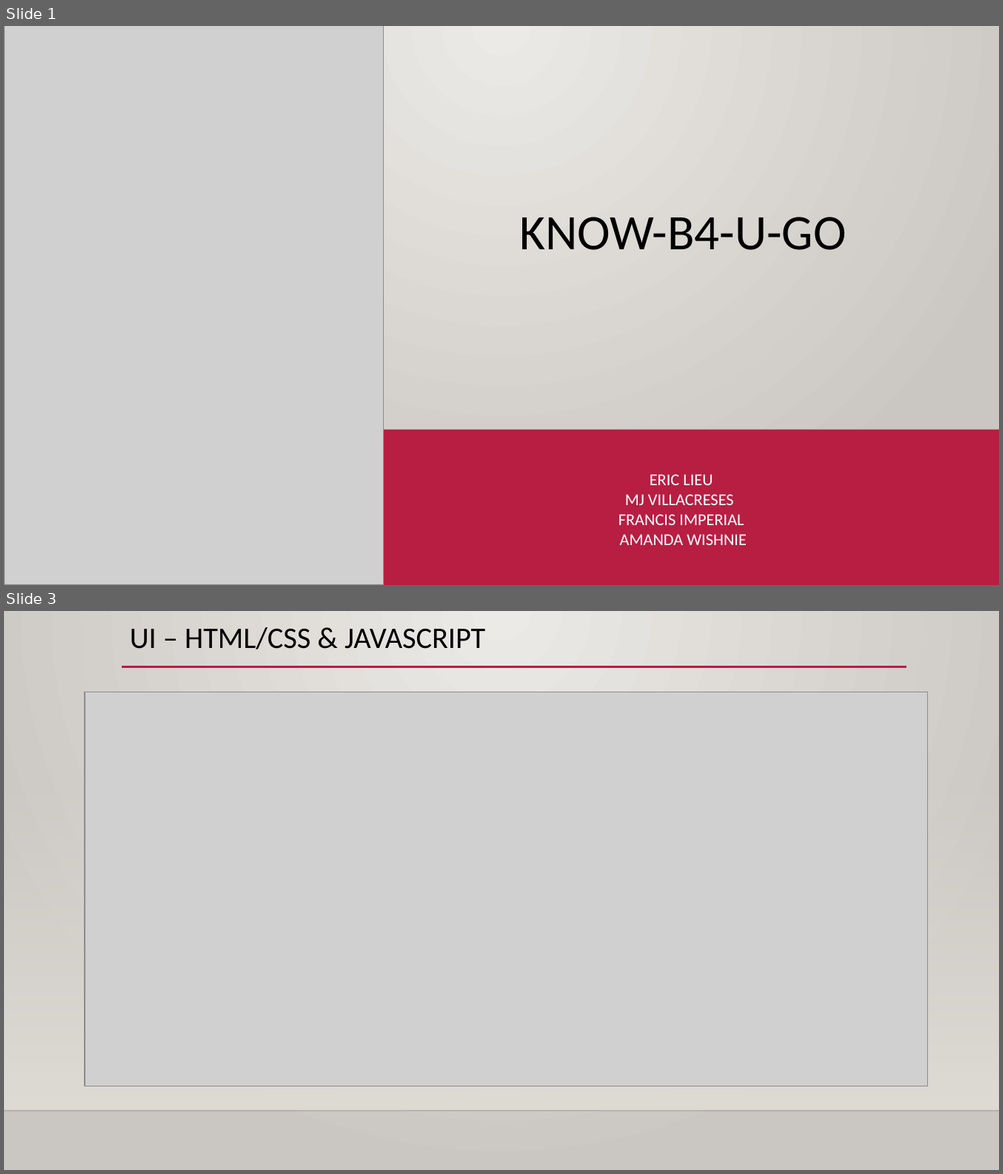
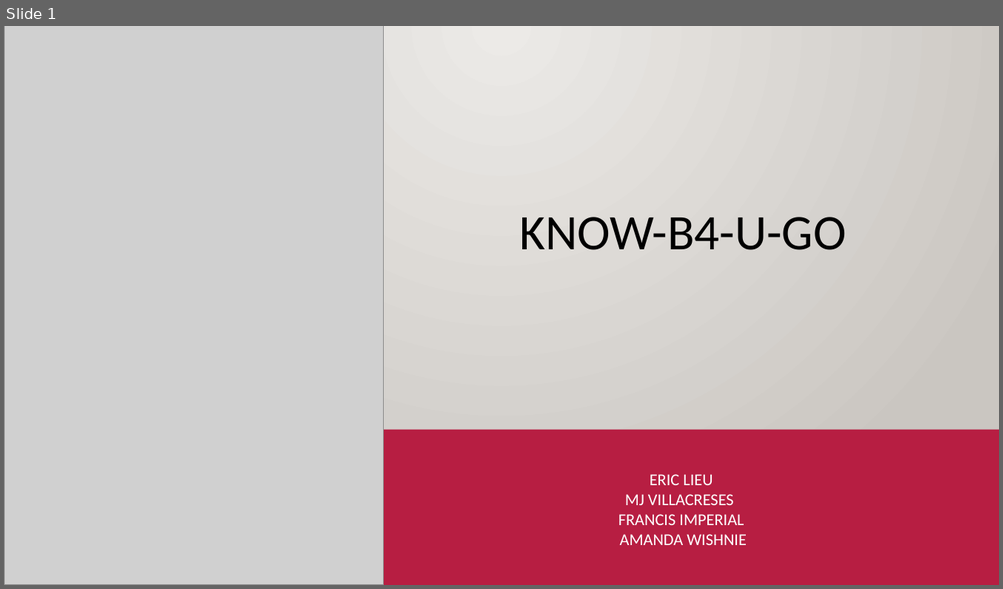
Before and after one commit to elieu17/finalProject_AirBnB, a slide deck: presentation/know_b4_u_go.pptx. Shown one above the other, each under a label of ours: slides 1 and 3 before the commit, slide 1 after it; the slides between them are not shown. The pictures are 1003x1174 and 1003x589 pixels, drawn with LibreOffice and Linux fonts; fonts in the diff are those of the drawing; grey boxes stand for pictures; background and template pictures are left out. Boxes give left, top, right and bottom in pixels: in the first picture for what was removed or moved away, otherwise in the second. Text is boxed around its words. In the diff, an @@ line names an element or a change of style, - is before the commit and + after.

```diff
--- a/presentation/know_b4_u_go.pptx
+++ b/presentation/know_b4_u_go.pptx
@@ slide 3 removed at box(4, 611, 999, 1170), background gradient #ECEAE7 to #CAC7C1; not listed: 2 template elements that a slide beside it also shows @@
@@ title removed at box(130, 627, 485, 649) @@
-UI – HTML/CSS & JAVASCRIPT
@@ line removed from (122, 667) to (906, 667) @@
@@ picture removed at box(85, 692, 927, 1086) @@
```
Also in this commit, not shown: 2 slides changed, 4 slides added, 4 other files.
